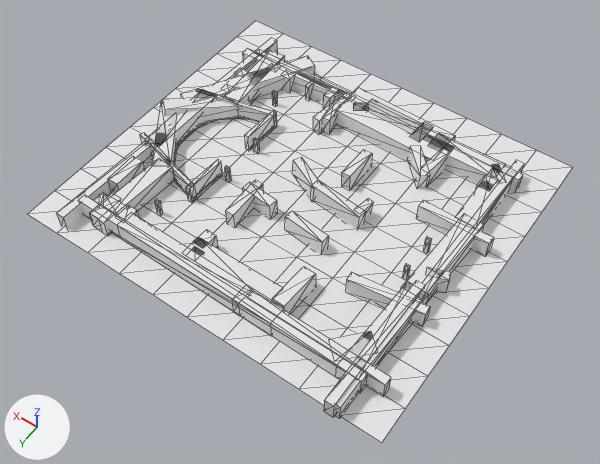
The OBJ model RecastNavMesh/Meshes/60004.obj, before and after one commit.
The view is the same before and after, from a 50 mm camera at (-395.0, 283.0, 319.0) aimed at (-249.0, 79.0, 0.0). The axes (+X, +Y, +Z) are drawn at lower left. The lights are the same throughout. The older version comes first. Mesh edges are drawn as thin lines. Where no turn or scale is listed for an object, it has been applied to the vertices. Vertices at exactly the same position are counted once.

The first picture shows '60004'.
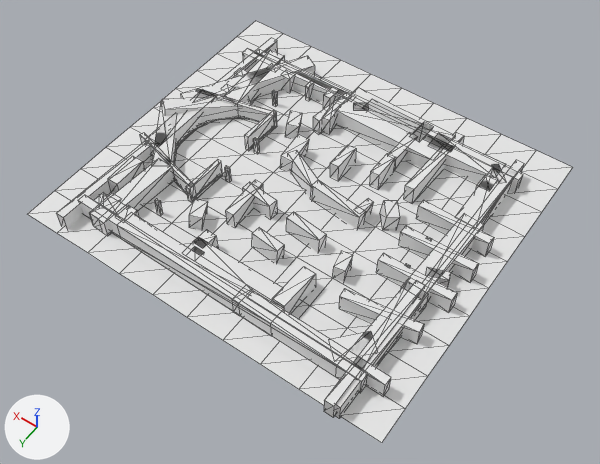
Where the change shows, as pixel boxes (x1, y1, x2, y2) in the pictures (600 x 464 px; the box of a moved part takes in the faces that stretch with it):
part 1 of me_60004, added: after (280, 134, 309, 172)
part 2 of me_60004, moved or reshaped: before (346, 272, 430, 326); after (399, 225, 479, 282)
part 3 of me_60004, added: after (377, 253, 457, 312)
part 4 of me_60004, moved or reshaped: before (285, 211, 329, 254); after (252, 227, 284, 263)
part 5 of me_60004, moved or reshaped: before (342, 149, 372, 190); after (370, 153, 396, 189)
part 6 of me_60004, moved or reshaped: before (408, 146, 430, 188); after (286, 212, 326, 252)
part 7 of me_60004, moved or reshaped: before (420, 153, 447, 184); after (388, 132, 414, 169)
part 8 of me_60004, added: after (404, 132, 464, 204)
part 9 of me_60004, added: after (339, 289, 424, 344)
part 10 of me_60004, added: after (330, 145, 356, 180)
part 11 of me_60004, built on: before (238, 110, 391, 306); after (189, 110, 400, 306)

Patch to the scene script:
```diff
--- a/RecastNavMesh/Meshes/60004.obj.py
+++ b/RecastNavMesh/Meshes/60004.obj.py
@@ me_60004 @@
-me_60004.from_pydata(...)  # 946 vertices, 1400 faces; spans x -341.0..-141.0, y -27.0..155.0, z 2.0..24.0
+me_60004.from_pydata(...)  # 1018 vertices, 1508 faces; spans x -341.0..-141.0, y -27.0..155.0, z 2.0..24.0
+# me_60004 part 1: the loose piece of 8 vertices spanning x -250.0..-230.0, y 54.0..67.0, z 9.0..20.0 is copied, and the copy is multiplied about its middle by the matrix ((0.458, 0.752, -0.054), (-0.754, 0.458, -0.016), (0.014, 0.055, 0.88)), then moved by (15.0, -10.0, 0.0); it spans x -229.0..-220.0, y 41.0..59.0, z 9.0..20.0
+# me_60004 part 2: the loose piece of 8 vertices spanning x -328.0..-290.0, y 93.0..102.0, z 10.0..20.0 is turned -6.3 degrees about the z axis through its middle, then moved by (-6.0, -34.0, 0.0)
+# me_60004 part 3: the loose piece of 8 vertices spanning x -309.0..-307.0, y 79.0..81.0, z 10.0..20.0 is copied, and the copy is scaled about its middle by (17.4, 3.06, 1), then moved by (-6.0, 2.0, 0.0); it spans x -333.0..-296.0, y 80.0..85.0, z 10.0..20.0
+# me_60004 part 4: the loose piece of 8 vertices spanning x -270.0..-247.0, y 84.0..91.0, z 9.0..20.0 is scaled about its middle by (0.684, 0.957, 0.998), then moved by (10.0, 16.0, 0.0)
+# me_60004 part 5: the loose piece of 8 vertices spanning x -259.0..-254.0, y 31.0..51.0, z 9.0..20.0 is scaled about its middle by (1, 0.798, 0.999), then moved by (-11.0, -7.0, 0.0)
+# me_60004 part 6: the loose piece of 8 vertices spanning x -289.0..-271.0, y 13.0..30.0, z 9.0..20.0 is turned 39.8 degrees about the z axis through its middle, then moved by (22.0, 66.0, 0.0)
+# me_60004 part 7: the loose piece of 8 vertices spanning x -290.0..-283.0, y 7.0..27.0, z 9.0..20.0 is scaled about its middle by (-0.955, -1, 1), then moved by (19.0, 1.0, 0.0)
+# me_60004 part 8: the loose piece of 8 vertices spanning x -290.0..-283.0, y 7.0..27.0, z 9.0..20.0 is copied, and the copy is scaled about its middle by (0.983, 2.42, 1.01); it spans x -290.0..-283.0, y -7.0..41.0, z 9.0..20.0
+# me_60004 part 9: the loose piece of 8 vertices spanning x -328.0..-290.0, y 93.0..102.0, z 10.0..20.0 is copied, and the copy is moved by (-2.0, 9.0, 0.0); it spans x -330.0..-292.0, y 102.0..111.0, z 10.0..20.0
+# me_60004 part 10: the loose piece of 8 vertices spanning x -259.0..-254.0, y 31.0..51.0, z 9.0..20.0 is copied, and the copy is scaled about its middle by (1, 0.798, 0.999), then moved by (8.0, 0.0, 0.0); it spans x -251.0..-245.0, y 33.0..49.0, z 9.0..20.0
+# me_60004 part 11
+# 21 faces are deleted
+# 3 vertices in x -232.0..-230.0, y 54.0..58.0, z 10.0..20.0 move by (5.0, -2.0, 0.0)
+# 10 vertices move within x -281.0..-200.0, y 38.0..99.0, z 8.0..20.0
+# 23 vertices are added at x -291.0..-207.0, y 28.0..114.0, z 9.0..20.0
+# 9 new vertices lie (1.0, 0.0, -10.0) away from vertices in x -291.0..-207.0, y 28.0..114.0, z 19.0..20.0
+# 53 new faces join them, mat_null (white #e7e7e7)
+# 10 new faces join them, mat_zc_zhenghe01 (white #e7e7e7)
+# 6 new faces join them, mat_default_material (white #e7e7e7)
 me_60004.materials.append(mat_null)
```
